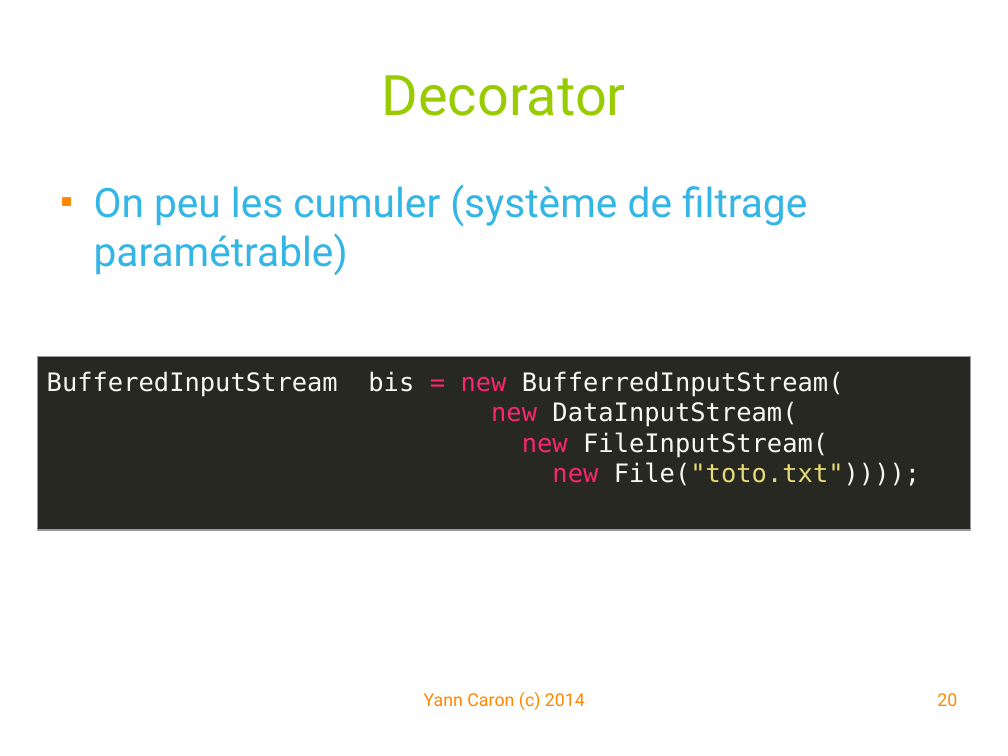
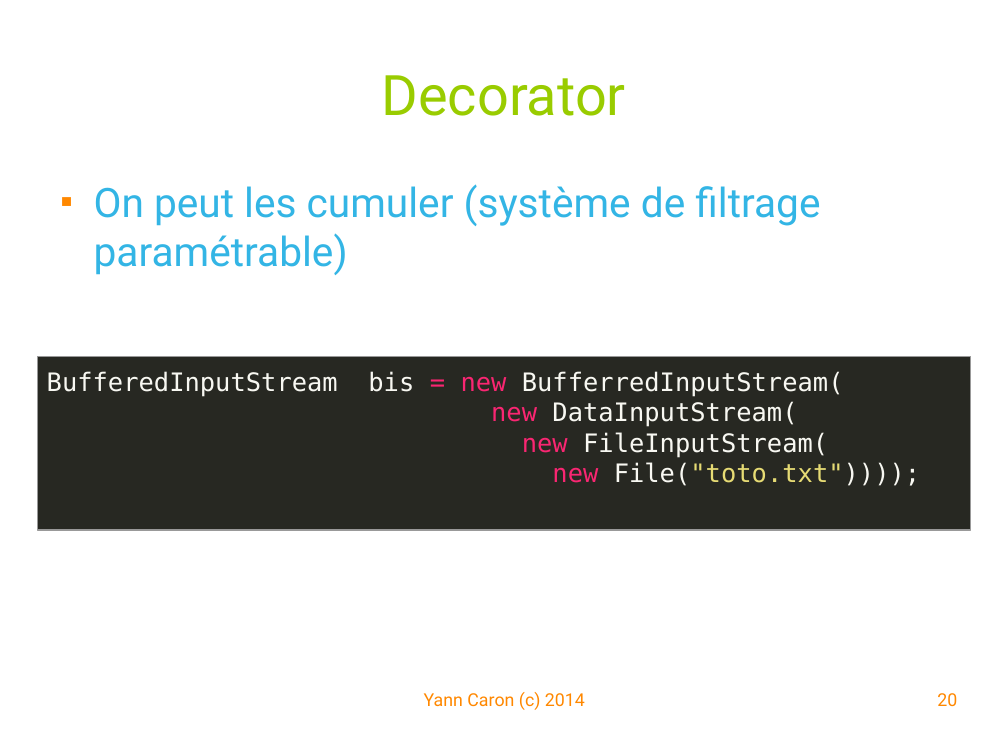
Before and after one commit to YannCaron/Android-ENSG, a slide deck: slide 20 of 09 - WebServices.odp. Drawn at 1008x756 pixels with LibreOffice and Linux fonts; fonts in the diff are those of the drawing; background and template pictures are left out. Boxes give left, top, right and bottom in pixels: in the first picture for what was removed or moved away, otherwise in the second. Text is boxed around its words. In the diff, an @@ line names an element or a change of style, - is before the commit and + after.

```diff
--- a/09 - WebServices.odp
+++ b/09 - WebServices.odp
@@ text at box(94, 184, 820, 275): text changed @@
-■ On peu les cumuler (système de filtrage paramétrable)
+■ On peut les cumuler (système de filtrage paramétrable)
```
Also in this commit, not shown: 11 other slides changed, 12 slides added, 13 other files.
